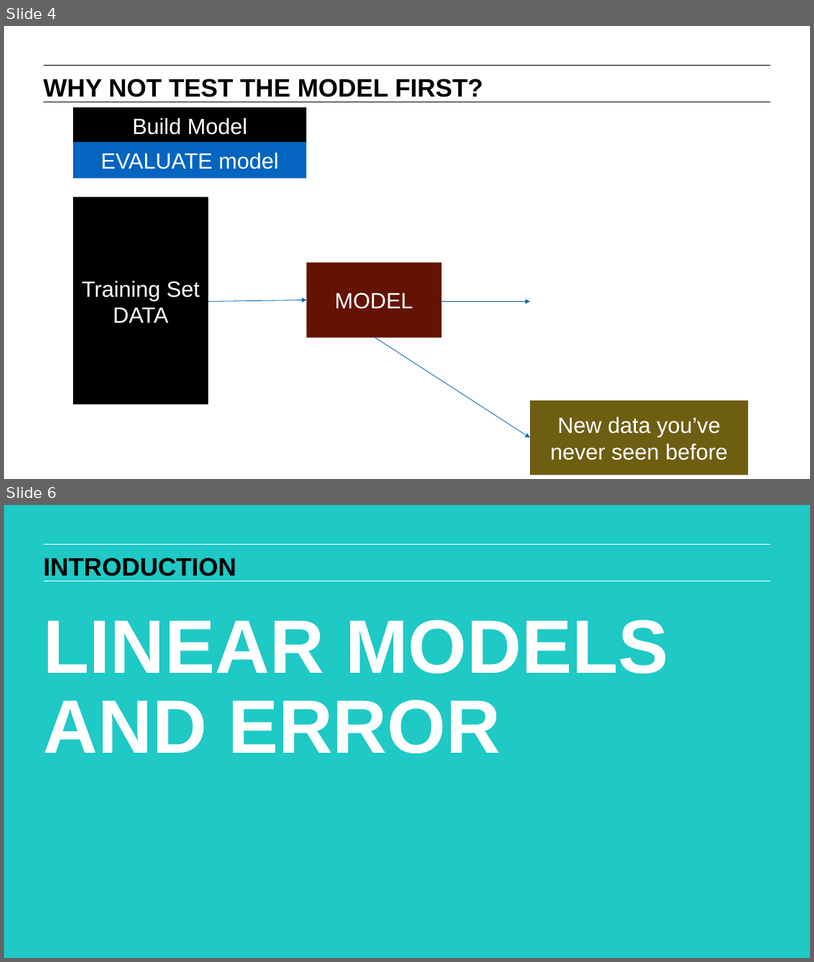
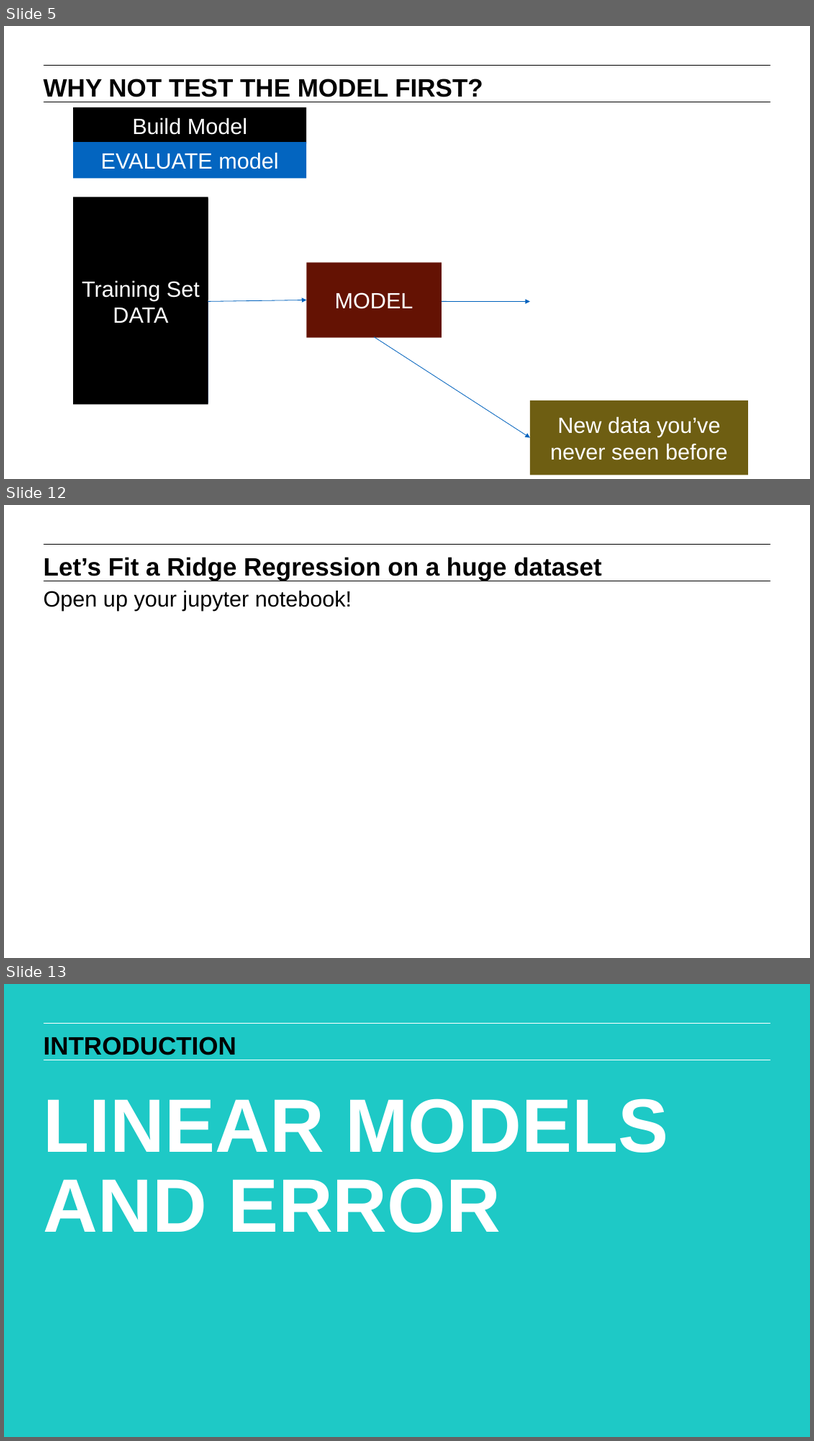
Before and after one commit to matanefron/data-sets, a slide deck: lessons/lesson-7/07-evaluating-model-fit_redux.pptx. Shown one above the other, each under a label of ours: slides 4 and 6 before the commit, slides 5, 12 and 13 after it; the slides between them are not shown. The pictures are 814x962 and 814x1441 pixels, drawn with LibreOffice and Linux fonts; fonts in the diff are those of the drawing. Boxes give left, top, right and bottom in pixels: in the first picture for what was removed or moved away, otherwise in the second. Text is boxed around its words. In the diff, an @@ line names an element or a change of style, - is before the commit and + after.

```diff
--- a/lessons/lesson-7/07-evaluating-model-fit_redux.pptx
+++ b/lessons/lesson-7/07-evaluating-model-fit_redux.pptx
@@ slide 12 added at <box>4,505,810,958</box>, background #FFFFFF; not listed: 2 template elements that a slide beside it also shows @@
@@ text added at <box>44,557,602,581</box>, 32 pt, text #000000, bold @@
+Let’s Fit a Ridge Regression on a huge dataset
@@ text added at <box>44,590,352,611</box>, 28 pt, text #000000 @@
+Open up your jupyter notebook!
@@ what was slide 4 is now slide 5 @@
@@ what was slide 6 is now slide 13 @@
```
Also in this commit, not shown: 1 slide changed, 6 other slides added, 7 other files.
